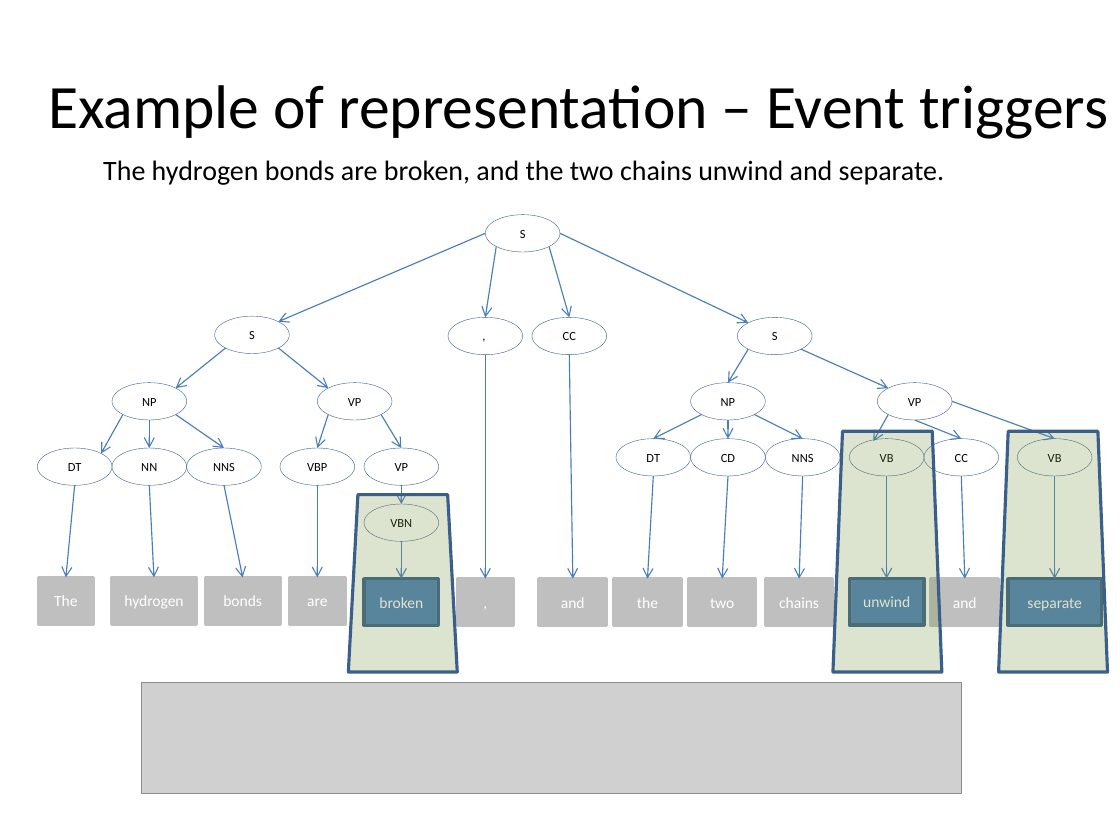
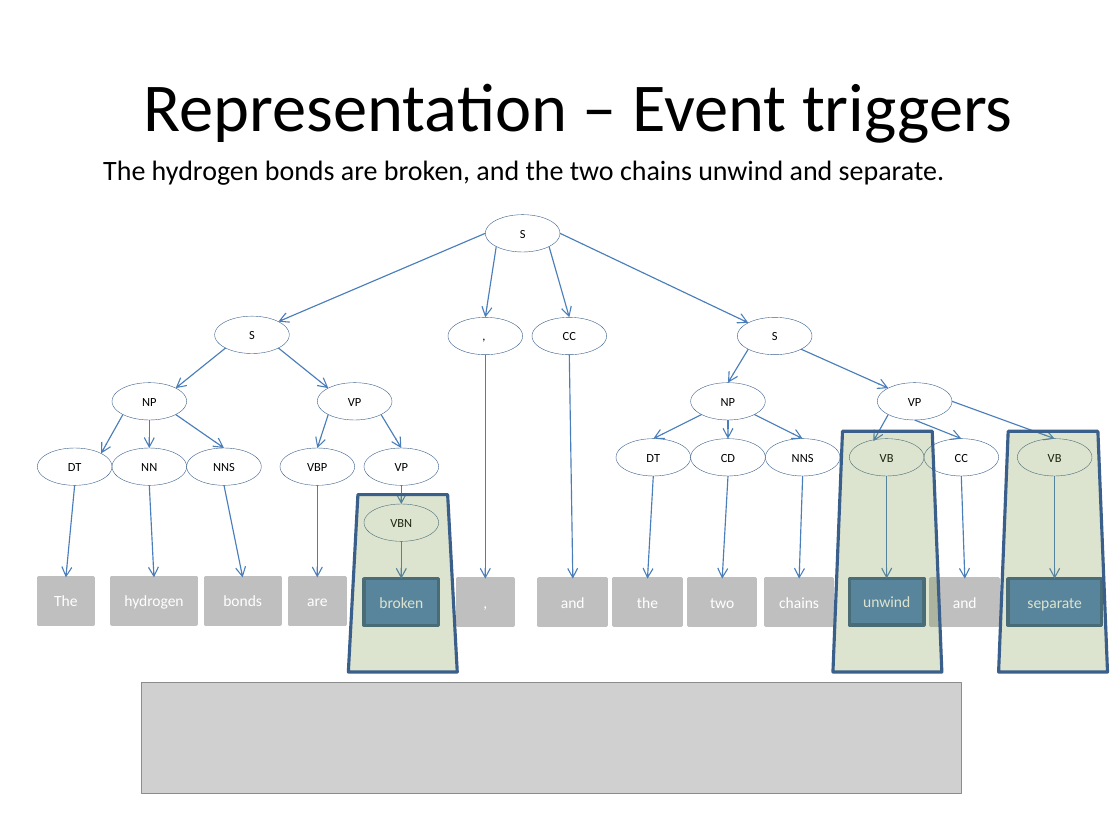
Before and after one commit to ajutscaria/CS224U, a slide deck: slide 5 of Presentation/Anubhai Philip Scaria.pptx (slide 6 before the commit). Drawn at 1120x840 pixels with LibreOffice and Linux fonts; fonts in the diff are those of the drawing; grey boxes stand for pictures. Boxes give left, top, right and bottom in pixels: in the first picture for what was removed or moved away, otherwise in the second. Text is boxed around its words. In the diff, an @@ line names an element or a change of style, - is before the commit and + after.

```diff
--- a/Presentation/Anubhai Philip Scaria.pptx
+++ b/Presentation/Anubhai Philip Scaria.pptx
@@ title at (x1=144, y1=83, x2=1012, y2=143): text changed; size 39.6 to 44 pt @@
-Example of representation – Event triggers
+Representation – Event triggers
```
Also in this commit, not shown: 16 other slides changed, 2 other files.
